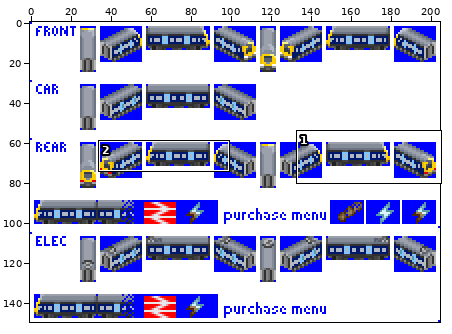
Sprite sheet, stored at gfx/br_769_rog.png. Above: a wide view before the commit, with the close-up outlined.
Close-up. Before the edit:
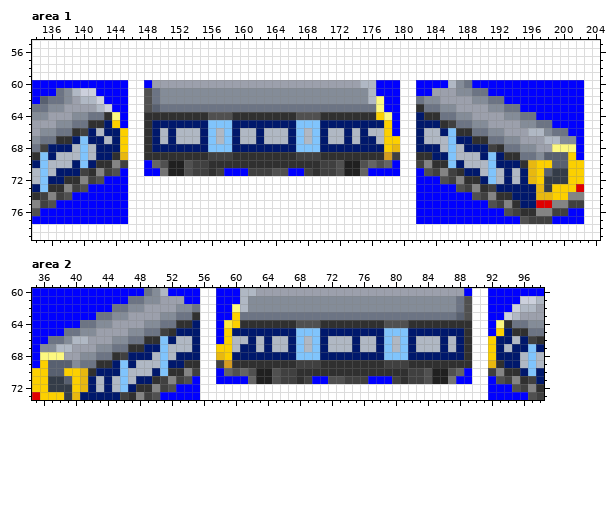
The file is 205x150 pixels. Colours within 5 levels of each other are drawn and written as one. Shown: area 1: x 134..204, y 55..79; area 2: x 35..98, y 60..73. The commit also changed other parts of the picture, which this record leaves out.
After:
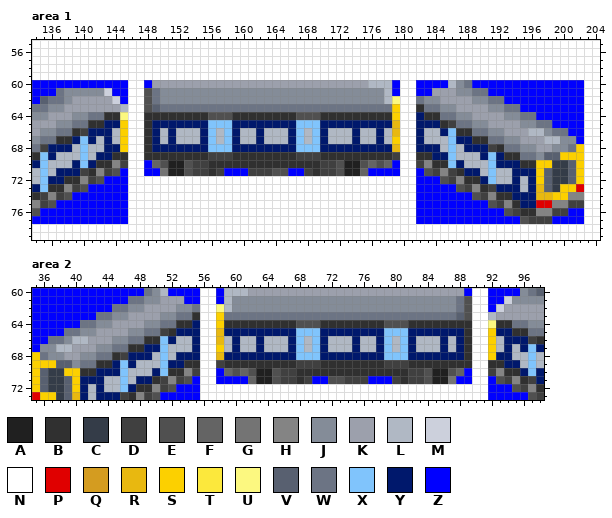
Palette (. is transparent): A #202020  B #303030  C #343c48  D #404040  E #505050  F #646464  G #747474  H #848484  J #848c98  K #9ca0ac  L #b0b8c4  M #ccd0dc  N #ffffff  P #e00000  Q #d49c20  R #e8b810  S #fcd000  T #fce83c  U #fcf880  V #586070  W #6c7484  X #80c4fc  Y #00186c  Z #0000ff
Changes in this commit:
--- area 1
@@ x 134..204 @@
 59 NNNNNNNNNNNNNNNNNNNNNNNNNNNNNNNNNNNNNNNNNNNNNNNNNNNNNNNNNNNNNNNNNNNNNNN
-60 ZZZZZZZZZZZZNNZKKKKKKKKKKKKKKKKKKKKKKKKKKLLZZZNNZZZZLJWZZZZZZZZZZZZZZNN
-61 ZZZWJLMMZZZZNNEWJJJJJJJJJJJJJJJJJJJJJJJJJJLZZZNNZZKKKJJWWZZZZZZZZZZZZNN
-62 ZVWWJKLLMZZZNNEWJJJJJJJJJJJJJJJJJJJJJJJJJJLUZZNNWJJKKKKJJWWZZZZZZZZZZNN
-63 WWJJKKKKLMZZNNEVWWWWWWWWWWWWWWWWWWWWWWWWWWWUZZNNBWWJJKKKKJJWWZZZZZZZZNN
-64 JJKKKJJWWBUZNNBBBBBBBBEEEBBBBBBBBEEEBBBBBBBSUZNNYBBWWJJKKKKJJWWZZZZZZNN
-65 KKKJJWWBBYSZNNBYYYYYYYXXXYYYYYYYYXXXYYYYYYYYSZNNYYYBDWWJJKKKKJJWWZZZZNN
-66 KJJWWBDYLYYSNNBYLYLLLYXLXYLLYLLLYXLXYLLYLYLLSZNNYLLYXBBWWJJKKKLLJWWZZNN
-67 JWWBBYXYYLYSNNBYLYLLLYXLXYLLYLLLYXLXYLLYLYYLSSNNYLLLXYYBBWWJJKKKLLJJZNN
-68 WDYYYLXLYYYSNNBYYYYYYYXXXYYYYYYYYXXXYYYYYYYYSRNNYYYLXLYYYDBWWJJKKUUUZNN
-69 BXYLLLXLYYBRNNBBBBBBBBDDDBBBBBBBBDDDBBBBBBBBQDNNBBYYXLLLYXYBBWWJVVVSZNN
-70 YXLLLYXYBBHDNNZFEAAEDDBBBBBBBBBBBBBBDDEAAEFEFZNNDHBBXYLLLXYYYBRSSVVSSNN
-71 LXLYYYDBHDEZNNZZGAAEDDBDZZZDDDEEZZDBDDEAAFZZZZNNZEDHDBYYLXLYLYRSVCCSSNN
-72 LXYYBBHDEZZZNNNNNNNNNNNNNNNNNNNNNNNNNNNNNNNNNNNNZZZEDHBBYXLYLYRSCCCSSNN
-73 YXBBHDEZZZZZNNNNNNNNNNNNNNNNNNNNNNNNNNNNNNNNNNNNZZZZZEDHBDYYYYYRCSSSPNN
+60 ZZZZZZZZZZZZNNZKKKKKKKKKKKKKKKKKKKKKKKKKKKLLLZNNZZZZLJWZZZZZZZZZZZZZZNN
+61 ZZZWJJJJJMZZNNEWJJJJJJJJJJJJJJJJJJJJJJJJJJJJLZNNZZKKKJJWWZZZZZZZZZZZZNN
+62 ZVWWJKKKKKMZNNEWJJJJJJJJJJJJJJJJJJJJJJJJJJJJLUNNWJJKKKKJJWWZZZZZZZZZZNN
+63 WWJJKKKKKKKLNNEVWWWWWWWWWWWWWWWWWWWWWWWWWWWWWSNNBWWJJKKKKJJWWZZZZZZZZNN
+64 JJKKKJJWWBBUNNBBBBBBBBEEEBBBBBBBBEEEBBBBBBBBBSNNYBBWWJJKKKKJJWWZZZZZZNN
+65 KKKJJWWBBYYSNNBYYYYYYYXXXYYYYYYYYXXXYYYYYYYYYRNNYYYBDWWJJKKKKJJWWZZZZNN
+66 KJJWWBDYYYLSNNBYLYLLLYXLXYLLYLLLYXLXYLLLYLLYLRNNYLLYXBBWWJJKKKLLJWWZZNN
+67 JWWBBYXYLYLSNNBYLYLLLYXLXYLLYLLLYXLXYLLLYLLYLSNNYLLLXYYBBWWJJKKKLLJJZNN
+68 WDYYYLXLLYYSNNBYYYYYYYXXXYYYYYYYYXXXYYYYYYYYYRNNYYYLXLYYYDBWWJJKKJJWSNN
+69 BXYLLLXLYYBBNNBBBBBBBBDDDBBBBBBBBDDDBBBBBBBBBDNNBBYYXLLLYXYBBWWJVVSSSNN
+70 YXLLLYXYBBHDNNZFEAAEDDBBBBBBBBBBBBBBDDEAAEFEFZNNDHBBXYLLLXYYYBBSSCCVSNN
+71 LXLYYYDBHDEZNNZZGAAEDDBDZZZDDDEEZZDBDDEAAFZZZZNNZEDHDBYYLXLLYYYSVCCVSNN
+72 LXYYBBHDEZZZNNNNNNNNNNNNNNNNNNNNNNNNNNNNNNNNNNNNZZZEDHBBYXLLYLYSVCCVSNN
+73 YXBBHDEZZZZZNNNNNNNNNNNNNNNNNNNNNNNNNNNNNNNNNNNNZZZZZEDHBDYYYLYRVCSSPNN
 74 BDHDEZZZZZZZNNNNNNNNNNNNNNNNNNNNNNNNNNNNNNNNNNNNZZZZZZZEDHBBYYYRRSSHHNN
--- area 2
@@ x 35..98 @@
-60 ZZZZZZZZZZZZZZWJLZZZZNNZZZLLKKKKKKKKKKKKKKKKKKKKKKKKKKZNNZZZZZZZ
-61 ZZZZZZZZZZZZWWJJKKKZZNNZZZLJJJJJJJJJJJJJJJJJJJJJJJJJJWENNZZZZMML
-62 ZZZZZZZZZZWWJJKKKKJJWNNZZULJJJJJJJJJJJJJJJJJJJJJJJJJJWENNZZZMLLK
-63 ZZZZZZZZWWJJKKKKJJWWBNNZZSWWWWWWWWWWWWWWWWWWWWWWWWWWWVENNZZMLKKK
-64 ZZZZZZWWJJKKKKJJWWBBYNNZTSBBBBBBBEEEBBBBBBBBEEEBBBBBBBBNNZUBWWJJ
-65 ZZZZWWJJKKKKJJWWDBYYYNNZSYYYYYYYYXXXYYYYYYYYXXXYYYYYYYBNNZSYBBWW
-66 ZZWWJLLKKKJJWWBBXYLLYNNZSLLYLYLLYXLXYLLLYLLYXLXYLLLYLYBNNSYYLYDB
-67 ZJJLLKKKJJWWBBYYXLLLYNNSSLYYLYLLYXLXYLLLYLLYXLXYLLLYLYBNNSYLYYXY
-68 ZUUUKKJJWWBDYYYLXLYYYNNRSYYYYYYYYXXXYYYYYYYYXXXYYYYYYYBNNSYYYLXL
-69 ZSVVVJWWBBYXYLLLXYYBBNNDQBBBBBBBBDDDBBBBBBBBDDDBBBBBBBBNNRBYYLXL
-70 SSVVSSRBYYYXLLLYXBBHDNNZFEFEAAEDDBBBBBBBBBBBBBBDDEAAEFZNNDHBBYXY
-71 SSCCVSRYLYLXLYYBDHDEZNNZZZZFAAEDDBDZZEEDDDZZZDBDDEAAGZZNNZEDHBDY
-72 SSCCCSRYLYLXYBBHDEZZZNNNNNNNNNNNNNNNNNNNNNNNNNNNNNNNNNNNNZZZEDHB
-73 PSSSCRYYYYYDBHDEZZZZZNNNNNNNNNNNNNNNNNNNNNNNNNNNNNNNNNNNNZZZZZED
+60 ZZZZZZZZZZZZZZWJLZZZZNNZLLLKKKKKKKKKKKKKKKKKKKKKKKKKKKZNNZZZZJWV
+61 ZZZZZZZZZZZZWWJJKKKZZNNZLJJJJJJJJJJJJJJJJJJJJJJJJJJJJWENNZZMJJJJ
+62 ZZZZZZZZZZWWJJKKKKJJWNNULJJJJJJJJJJJJJJJJJJJJJJJJJJJJWENNZMKKKKK
+63 ZZZZZZZZWWJJKKKKJJWWBNNSWWWWWWWWWWWWWWWWWWWWWWWWWWWWWVENNLKKKKKK
+64 ZZZZZZWWJJKKKKJJWWBBYNNSBBBBBBBBBEEEBBBBBBBBEEEBBBBBBBBNNUBBWWJJ
+65 ZZZZWWJJKKKKJJWWDBYYYNNRYYYYYYYYYXXXYYYYYYYYXXXYYYYYYYBNNSYYBBWW
+66 ZZWWJLLKKKJJWWBBXYLLYNNRLYLLYLLLYXLXYLLLYLLYXLXYLLLYLYBNNSLYYYDB
+67 ZJJLLKKKJJWWBBYYXLLLYNNSLYLLYLLLYXLXYLLLYLLYXLXYLLLYLYBNNSLYLYXY
+68 SWJJKKJJWWBDYYYLXLYYYNNRYYYYYYYYYXXXYYYYYYYYXXXYYYYYYYBNNSYYLLXL
+69 SSSVVJWWBBYXYLLLXYYBBNNDBBBBBBBBBDDDBBBBBBBBDDDBBBBBBBBNNBBYYLXL
+70 SVCCSSBBYYYXLLLYXBBHDNNZFEFEAAEDDBBBBBBBBBBBBBBDDEAAEFZNNDHBBYXY
+71 SVCCVSYYYLLXLYYBDHDEZNNZZZZFAAEDDBDZZEEDDDZZZDBDDEAAGZZNNZEDHBDY
+72 SVCCVSYLYLLXYBBHDEZZZNNNNNNNNNNNNNNNNNNNNNNNNNNNNNNNNNNNNZZZEDHB
+73 PSSCVRYLYYYDBHDEZZZZZNNNNNNNNNNNNNNNNNNNNNNNNNNNNNNNNNNNNZZZZZED
Pixel boxes of the changes (left, top, right, bottom) in both close-ups:
changed: (344, 80, 400, 160)
changed: (72, 88, 128, 160)
changed: (504, 144, 584, 192)
changed: (216, 288, 272, 368)
changed: (488, 288, 544, 368)
changed: (32, 352, 112, 400)
